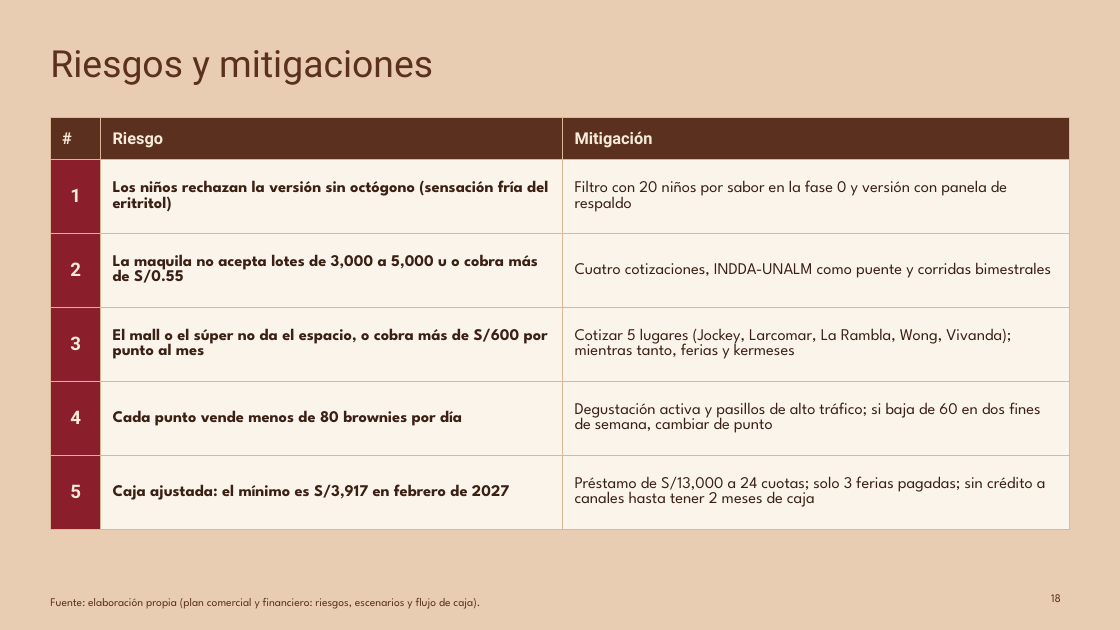
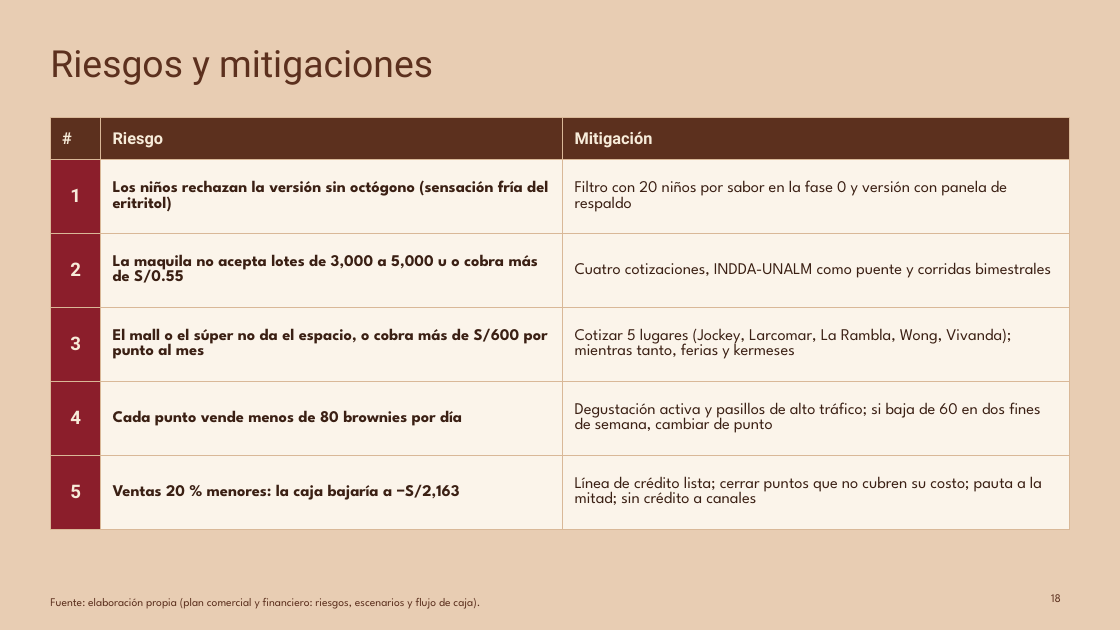
Before and after one commit to Darknow-web/Desarrollo-y-lanzamiento-de-producto-y-marca, a slide deck: slide 18 of 04-reformulacion/T1-presentacion-AndiBite-2-0.pptx. Drawn at 1120x630 pixels with LibreOffice and Linux fonts; fonts in the diff are those of the drawing. Boxes give left, top, right and bottom in pixels: in the first picture for what was removed or moved away, otherwise in the second. Text is boxed around its words. In the diff, an @@ line names an element or a change of style, - is before the commit and + after.

```diff
--- a/04-reformulacion/T1-presentacion-AndiBite-2-0.pptx
+++ b/04-reformulacion/T1-presentacion-AndiBite-2-0.pptx
@@ table at [50,118,1070,509] @@
-row 6, column 2: Caja ajustada: el mínimo es S/3,917 en febrero de 2027
+row 6, column 2: Ventas 20 % menores: la caja bajaría a −S/2,163
-row 6, column 3: Préstamo de S/13,000 a 24 cuotas; solo 3 ferias pagadas; sin crédito a canales hasta tener 2 meses de caja
+row 6, column 3: Línea de crédito lista; cerrar puntos que no cubren su costo; pauta a la mitad; sin crédito a canales
```
Also in this commit, not shown: 10 other slides changed, 1 other file.
